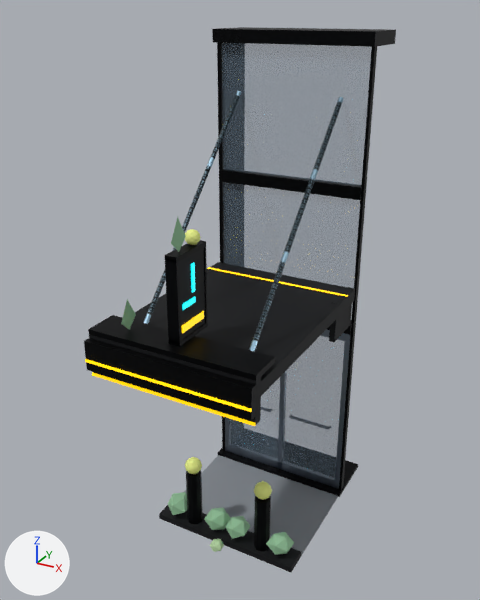
Renders of the glTF model assets/glb/tennis_tower/entrance_bay_final/v2.glb from each side of a commit.
Both versions are drawn from a camera (50 mm lens) standing at (3.38, -6.3, 6.33) and looking at (-0.09, 0.01, 3.17). Lighting does not change. The marker at lower left points along +X, +Y and +Z. The first picture is the older version. Objects named as collision shapes, trigger or cutter boxes, shadow casters or lower levels of detail are left out. Vertices at exactly the same position are counted once.

In view in the first picture: 'Ball_Bollards', 'Blade_Core', 'Blade_Frame', 'Bollard_Balls', 'Canopy', 'Court_Line_LED', 'Door_Stiles', 'Fascia_Gunmetal', 'Frame', 'Hedge_Edge', 'Hedge_Edge_Light', 'Terrace_Kerb', 'Threshold_Mat', 'Tie_Rods' and 7 more.
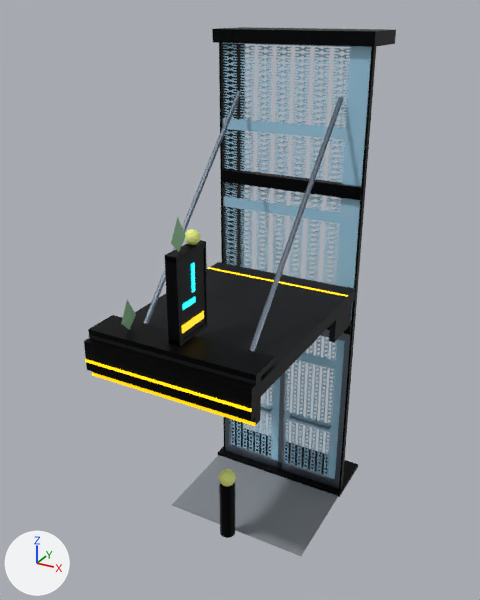
The change, as a list of edits to the scene's bpy script:
```text
Change mat_tt_brushedsteel:
    where n3 = _N.new('ShaderNodeTexImage'); n3.name = 'Image Texture'
    n3.image: img_image_3 -> img_image_2
Add mat_tt_glassscissor:
    mat_tt_glassscissor = bpy.data.materials.new('TT_GlassScissor')
    # colours: pale blue #ddeef7
    # uses the picture img_image_3
Change me_frame:
    where me_frame.from_pydata(...)  # 60 vertices, 96 faces; spans x -1.0..1.0, y 0.95..1.72, z 0.0..6.1
    used by ob_frame; location = (0.0, 0.0, 0.0)
    before: 22 (-0.96, 1.04, 0.05) at pixel (222, 450), 23 (-0.96, 1.04, 5.95), 24 (-0.96, 1.64, 0.05), 25 (-0.96, 1.64, 5.95)
    me_frame part 1
    add for i in [*range(22, 26)]: me_frame.vertices[i].co += Vector((0.02, 0.0, 0.0))
    me_frame.vertices[28].co: (-0.94, 1.04, 0.05) -> (-0.93, 1.34, 0.05)  # pixel (223, 450) -> not seen
    me_frame.vertices[29].co: (-0.94, 1.04, 5.95) -> (-0.93, 1.34, 5.95)
Change me_glass_door_00:
    where me_glass_door_00.from_pydata(...)  # 10 vertices, 16 faces; spans x -0.84..-0.02, y 1.06..1.08, z 0.18..2.4
    remove me_glass_door_00.materials.append(mat_glass)
    add me_glass_door_00.materials.append(mat_tt_glassscissor)
Change me_glass_door_01:
    where me_glass_door_01.from_pydata(...)  # 10 vertices, 16 faces; spans x 0.06..0.88, y 1.06..1.08, z 0.18..2.4
    remove me_glass_door_01.materials.append(mat_glass)
    add me_glass_door_01.materials.append(mat_tt_glassscissor)
Change me_glass_upper_00:
    where me_glass_upper_00.from_pydata(...)  # 10 vertices, 16 faces; spans x -0.91..0.95, y 1.06..1.08, z 2.67..4.28
    remove me_glass_upper_00.materials.append(mat_glass)
    add me_glass_upper_00.materials.append(mat_tt_glassscissor)
Change me_glass_upper_01:
    where me_glass_upper_01.from_pydata(...)  # 10 vertices, 16 faces; spans x -0.91..0.95, y 1.06..1.08, z 4.42..5.95
    remove me_glass_upper_01.materials.append(mat_glass)
    add me_glass_upper_01.materials.append(mat_tt_glassscissor)
Change me_ball_bollards:
    used by ob_ball_bollards; location = (0.0, 0.0, 0.0)
    remove me_ball_bollards.from_pydata(...)  # 44 vertices, 80 faces; spans x -0.6..0.6, y -0.575..-0.385, z 0.076..0.85
    add me_ball_bollards.from_pydata(...)  # 22 vertices, 40 faces; spans x -0.1..0.1, y -0.575..-0.385, z 0.076..0.85
    me_ball_bollards part 2: the loose piece of 22 vertices spanning x -0.6..-0.4, y -0.575..-0.385, z 0.076..0.85 is moved by (0.5, 0.0, 0.0)
    me_ball_bollards part 3: the loose piece of 22 vertices spanning x 0.4..0.6, y -0.575..-0.385, z 0.076..0.85 is deleted
Change me_bollard_balls:
    used by ob_bollard_balls; location = (0.0, 0.0, 0.0)
    remove me_bollard_balls.from_pydata(...)  # 84 vertices, 160 faces; spans x -0.61..0.61, y -0.59..-0.37, z 0.846..1.066
    add me_bollard_balls.from_pydata(...)  # 42 vertices, 80 faces; spans x -0.11..0.11, y -0.59..-0.37, z 0.846..1.066
    me_bollard_balls part 4: the loose piece of 42 vertices spanning x -0.61..-0.39, y -0.59..-0.37, z 0.846..1.066 is moved by (0.5, 0.0, 0.0)
    me_bollard_balls part 5: the loose piece of 42 vertices spanning x 0.39..0.61, y -0.59..-0.37, z 0.846..1.066 is deleted
Remove ob_terrace_kerb:
    ob_terrace_kerb = bpy.data.objects.new('Terrace_Kerb', me_terrace_kerb)
    ob_terrace_kerb.location = (0.0, 0.0, 0.0)
Remove ob_hedge_edge:
    ob_hedge_edge = bpy.data.objects.new('Hedge_Edge', me_hedge_edge)
    ob_hedge_edge.location = (0.0, 0.0, 0.0)
Remove ob_hedge_edge_light:
    ob_hedge_edge_light = bpy.data.objects.new('Hedge_Edge_Light', me_hedge_edge_light)
    ob_hedge_edge_light.location = (0.0, 0.0, 0.0)
```

What differs and where, as boxes [x1, y1, x2, y2] in the pictures (480 x 600 px; the box of a moved part takes in the faces that stretch with it):
'Glass_Upper_01', recoloured
    both: [223, 43, 372, 186]
'Glass_Upper_00', recoloured
    both: [223, 182, 360, 320]
'Glass_Door_01', recoloured
    both: [284, 336, 345, 479]
'Tie_Rods', surface changed
    both: [143, 91, 343, 351]
'Ball_Bollards', reshaped (80% narrower, 33% shorter)
    before: [186, 470, 271, 552]
    after: [219, 483, 235, 538]
'Terrace_Kerb', deleted
    before: [159, 505, 301, 572]
'Hedge_Edge', deleted
    before: [168, 492, 294, 555]
'Glass_Door_00', recoloured
    both: [231, 377, 280, 461]
'Bollard_Balls', reshaped (80% narrower, 57% shorter)
    before: [185, 457, 272, 500]
    after: [219, 469, 236, 487]
'Hedge_Edge_Light', deleted
    before: [210, 539, 224, 552]
part 1 of me_frame, moved or reshaped
    before: [217, 43, 225, 451]
    after: [219, 43, 225, 451]
part 2 of me_ball_bollards, moved or reshaped
    before: [186, 470, 203, 524]
    after: [219, 483, 235, 538]
part 3 of me_ball_bollards, deleted
    before: [254, 496, 271, 552]
part 4 of me_bollard_balls, moved or reshaped
    before: [185, 457, 202, 474]
    after: [219, 469, 236, 487]
part 5 of me_bollard_balls, deleted
    before: [254, 481, 272, 500]
